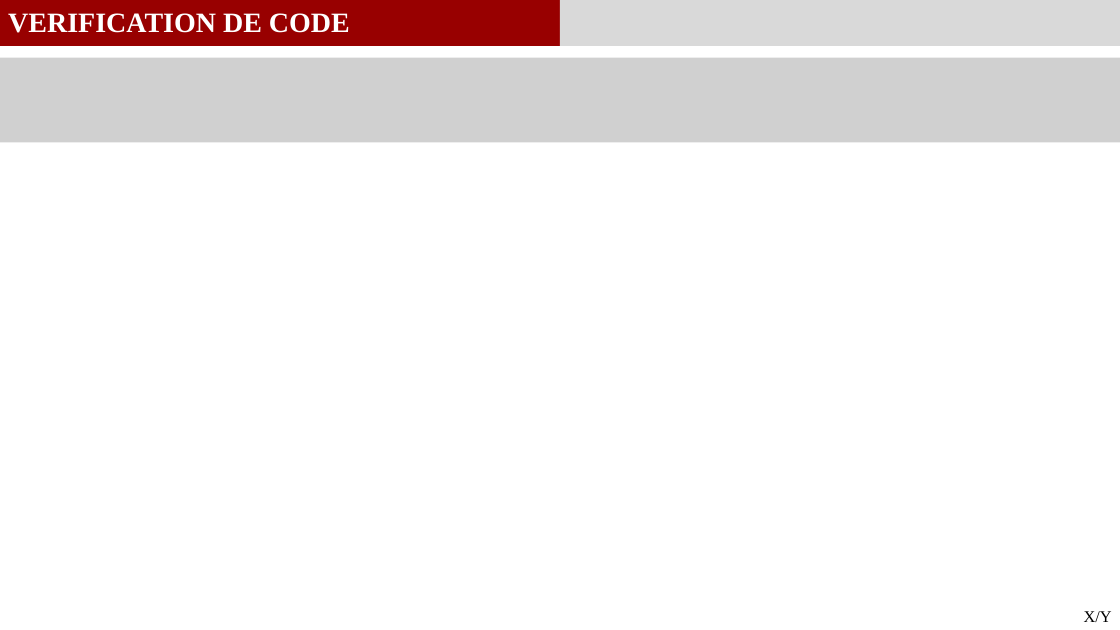
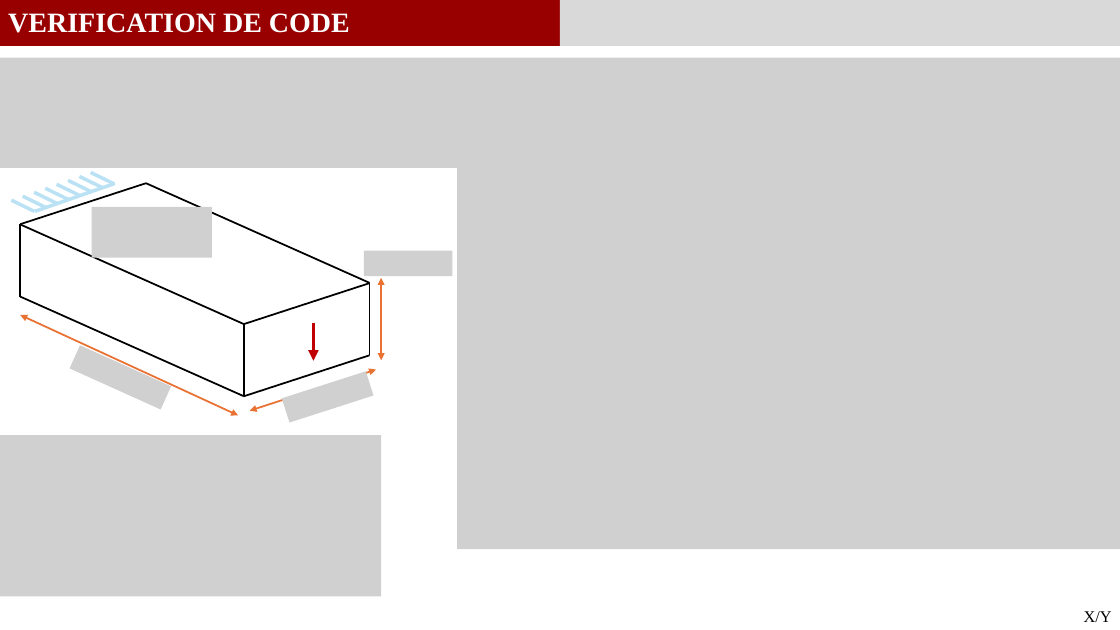
Before and after one commit to GauthierBRUNEL/MEC8211_projet, a slide deck: slide 6 of 03_Rapport/Rapport_Projet.pptx. Drawn at 1120x630 pixels with LibreOffice and Linux fonts; fonts in the diff are those of the drawing; grey boxes stand for pictures. Boxes give left, top, right and bottom in pixels: in the first picture for what was removed or moved away, otherwise in the second. Text is boxed around its words. In the diff, an @@ line names an element or a change of style, - is before the commit and + after.

```diff
--- a/03_Rapport/Rapport_Projet.pptx
+++ b/03_Rapport/Rapport_Projet.pptx
@@ picture: place and size @@
-picture at [0, 58, 1120, 143]
+picture at [0, 58, 1120, 168]
@@ picture added at [457, 159, 1120, 549] @@
@@ line added from (20, 224) to (146, 183), #000000 1.5 pt @@
@@ group added at [12, 172, 115, 212]: 9 lines @@
@@ picture added at [92, 207, 212, 258] @@
@@ line added from (146, 183) to (370, 283), #000000 1.5 pt @@
@@ line added from (20, 224) to (244, 324), #000000 1.5 pt @@
@@ line added from (20, 297) to (20, 224), #000000 1.5 pt @@
@@ picture added at [364, 250, 452, 276] @@
@@ line added from (20, 297) to (244, 397), #000000 1.5 pt @@
@@ line added from (244, 324) to (370, 283), #000000 1.5 pt @@
@@ line added from (370, 355) to (370, 283), #000000 1.5 pt @@
@@ double arrow added from (381, 360) to (381, 278), #E97132 1.5 pt @@
@@ double arrow added from (20, 315) to (238, 415), #E97132 1.5 pt @@
@@ line added from (244, 397) to (244, 324), #000000 1.5 pt @@
@@ arrow added from (313, 323) to (313, 360), #C00000 3 pt @@
@@ picture added at [70, 345, 171, 409] @@
@@ line added from (244, 397) to (370, 355), #000000 1.5 pt @@
@@ double arrow added from (250, 411) to (376, 370), #E97132 1.5 pt @@
@@ picture added at [281, 371, 373, 422] @@
@@ picture added at [0, 435, 381, 597] @@
```
Also in this commit, not shown: 1 slide added, 21 other files.
